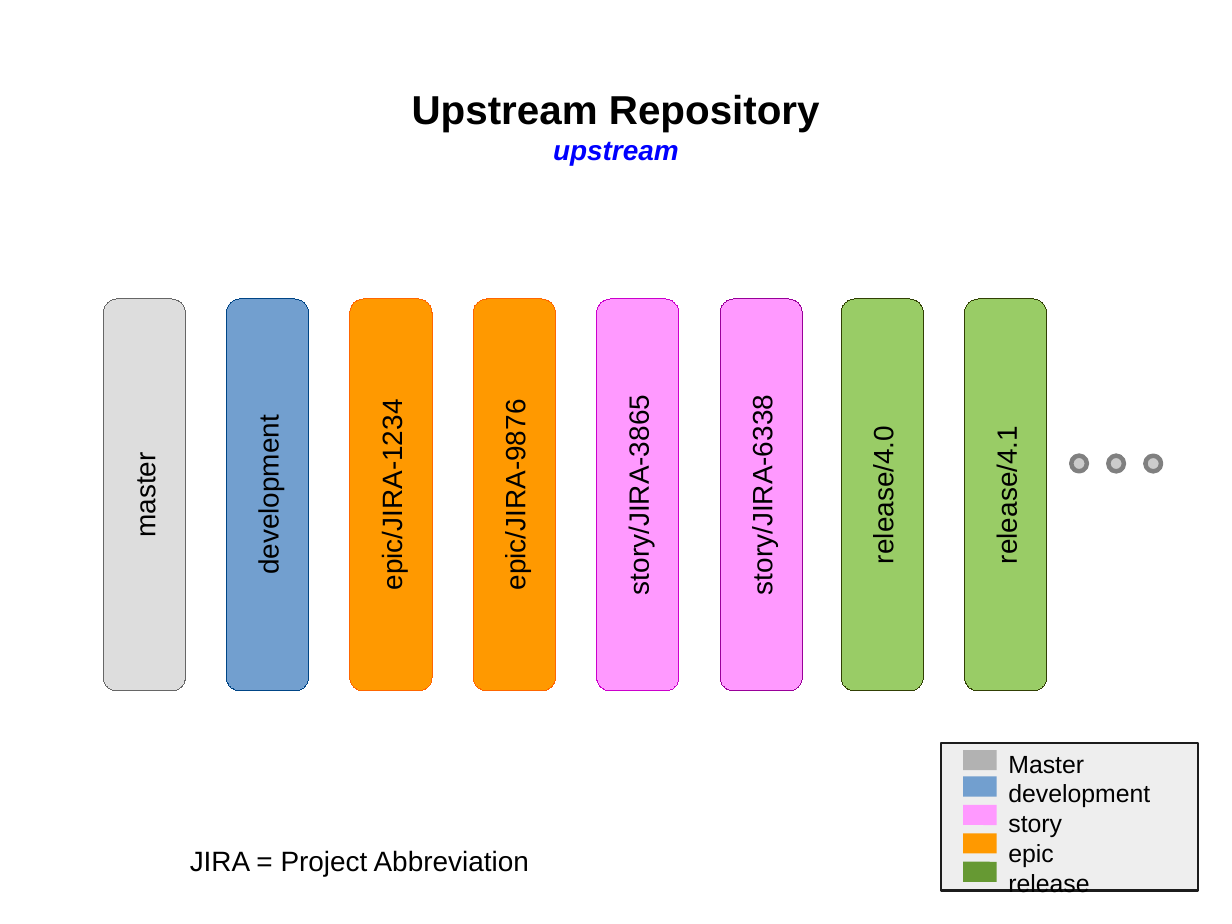
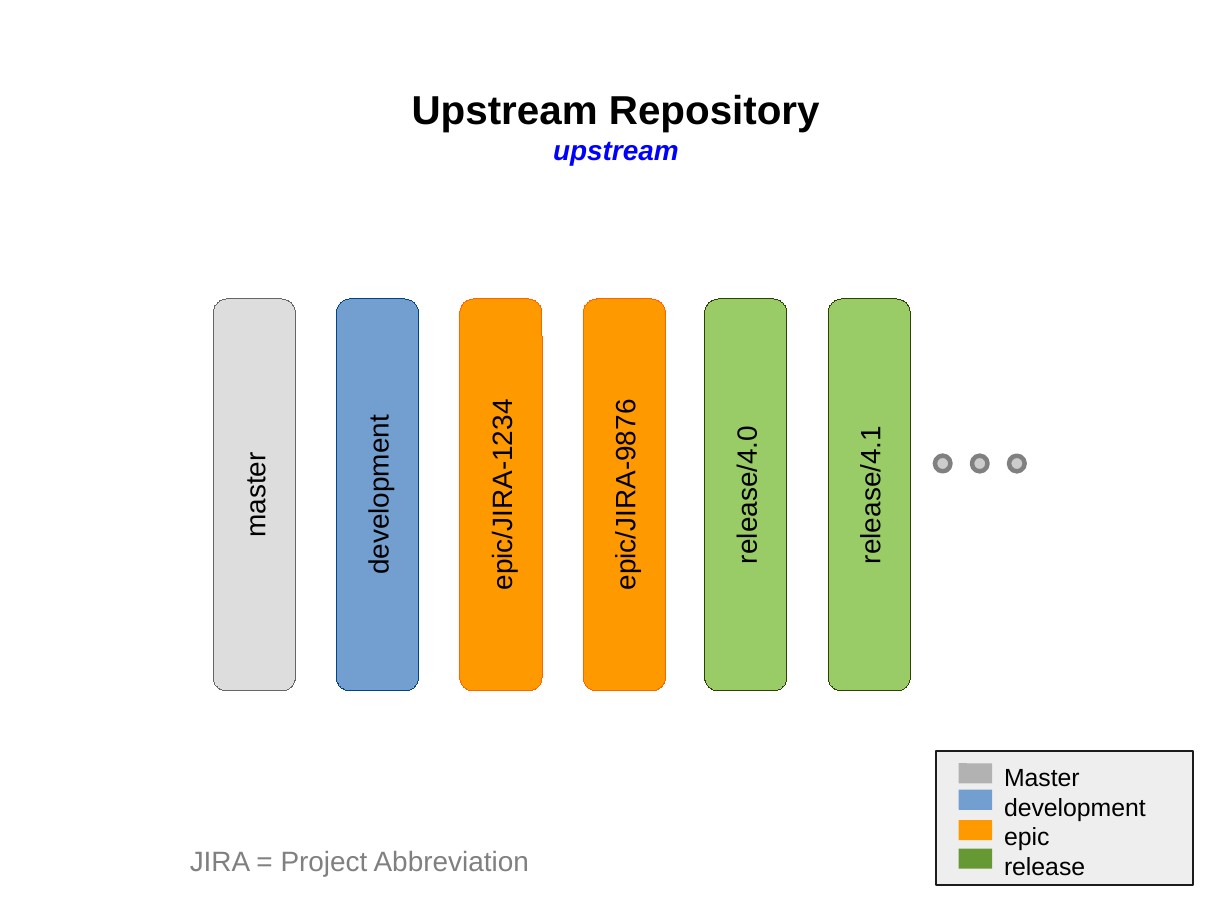
Before and after one commit to SiliconValleyOffice/GitHelp, a slide deck: slide 2 of Documents/RepositoryManagement.odp (slide 1 before the commit). Drawn at 1232x924 pixels with LibreOffice and Linux fonts; fonts in the diff are those of the drawing. Boxes give left, top, right and bottom in pixels: in the first picture for what was removed or moved away, otherwise in the second. Text is boxed around its words. In the diff, an @@ line names an element or a change of style, - is before the commit and + after.

```diff
--- a/Documents/RepositoryManagement.odp
+++ b/Documents/RepositoryManagement.odp
@@ 4 rounded rectangles: place and size @@
-4 rounded rectangles at (103, 299, 556, 691)
+4 rounded rectangles at (213, 299, 666, 691)
@@ rounded rectangle removed at (596, 299, 679, 691) @@
-story/JIRA-3865
@@ rounded rectangle removed at (721, 299, 803, 691) @@
-story/JIRA-6338
@@ ellipse: place and size @@
-ellipse at (1146, 456, 1162, 472)
+ellipse at (936, 456, 951, 472)
@@ 2 rounded rectangles, 1 ellipse: place and size @@
-2 rounded rectangles, 1 ellipse at (841, 299, 1125, 691)
+2 rounded rectangles, 1 ellipse at (705, 299, 988, 691)
@@ ellipse: place and size @@
-ellipse at (1072, 456, 1088, 472)
+ellipse at (1010, 456, 1025, 472)
@@ rectangle: place and size @@
-rectangle at (941, 743, 1198, 891)
+rectangle at (937, 751, 1194, 885)
@@ 2 lines, 1 text: place and size @@
-2 lines, 1 text at (964, 756, 1150, 893)
+2 lines, 1 text at (959, 769, 1146, 876)
@@ text "JIRA = Project Abbreviation" at (190, 851, 529, 876): text colour #000000 to #808080 @@
@@ line moved from (964, 844) - (997, 844) to (959, 831) - (993, 831) @@
@@ line removed from (964, 815) to (997, 815) @@
@@ text at (1008, 816, 1062, 837): paragraph removed @@
-story
@@ line moved from (964, 872) - (997, 872) to (959, 859) - (993, 859) @@
```
Also in this commit, not shown: 3 other slides changed, 2 slides added, 8 other files.
